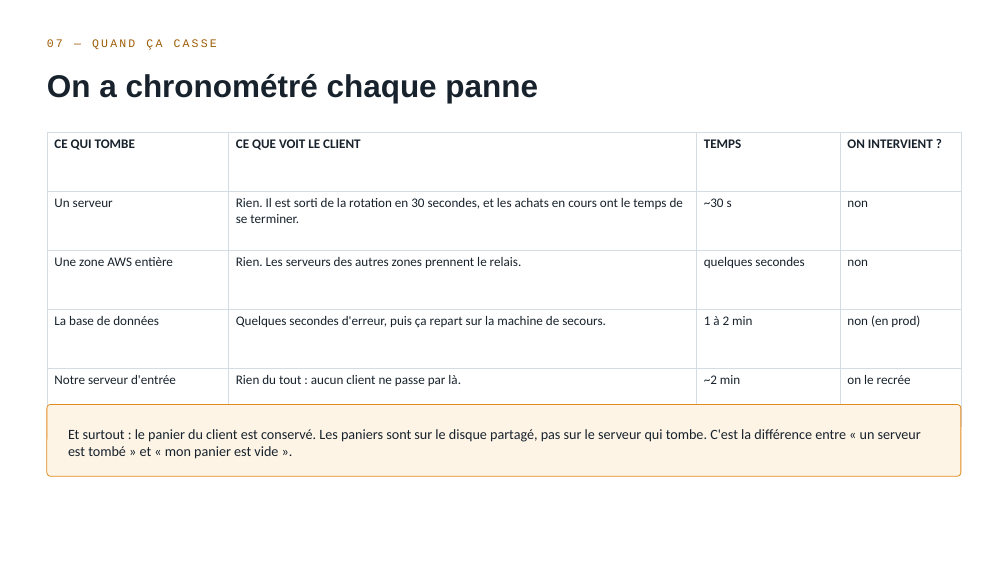
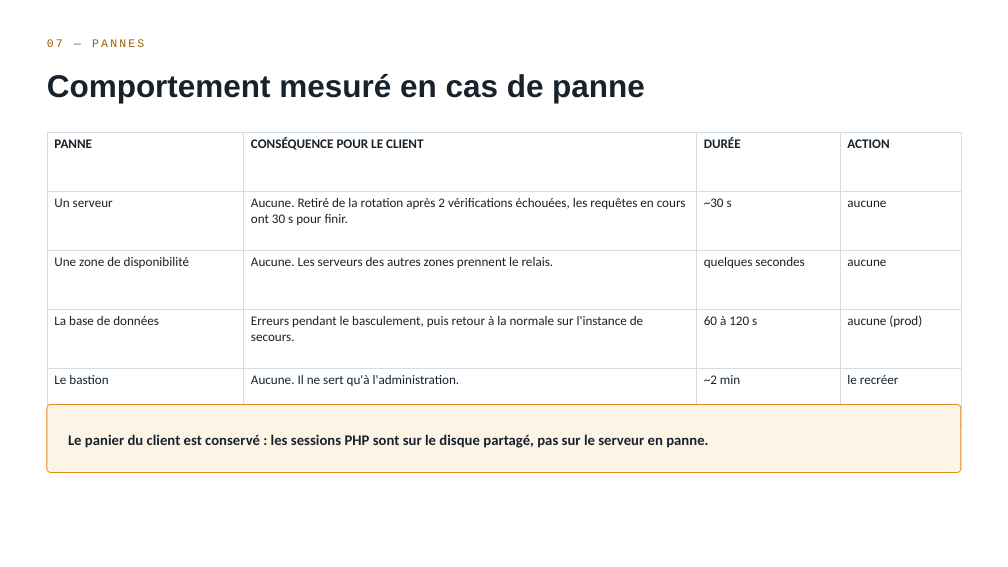
Before and after one commit to rayenebnt/5HASH, a slide deck: slide 8 of docs/soutenance-5hash.pptx. Drawn at 1008x567 pixels with LibreOffice and Linux fonts; fonts in the diff are those of the drawing. Boxes give left, top, right and bottom in pixels: in the first picture for what was removed or moved away, otherwise in the second. Text is boxed around its words. In the diff, an @@ line names an element or a change of style, - is before the commit and + after.

```diff
--- a/docs/soutenance-5hash.pptx
+++ b/docs/soutenance-5hash.pptx
@@ text at [47,39,144,47]: text changed @@
-07 — QUAND ÇA CASSE
+07 — PANNES
@@ text at [47,74,645,103]: text changed @@
-On a chronométré chaque panne
+Comportement mesuré en cas de panne
@@ table at [47,132,961,390] @@
-row 1: CE QUI TOMBE | CE QUE VOIT LE CLIENT | TEMPS | ON INTERVIENT ?
+row 1: PANNE | CONSÉQUENCE POUR LE CLIENT | DURÉE | ACTION
-row 2, column 2: Rien. Il est sorti de la rotation en 30 secondes, et les achats en cours ont le temps de se terminer.
+row 2, column 2: Aucune. Retiré de la rotation après 2 vérifications échouées, les requêtes en cours ont 30 s pour finir.
-row 2, column 4: non
+row 2, column 4: aucune
-row 3: Une zone AWS entière | Rien. Les serveurs des autres zones prennent le relais. | quelques secondes | non
+row 3: Une zone de disponibilité | Aucune. Les serveurs des autres zones prennent le relais. | quelques secondes | aucune
-row 4: La base de données | Quelques secondes d'erreur, puis ça repart sur la machine de secours. | 1 à 2 min | non (en prod)
+row 4: La base de données | Erreurs pendant le basculement, puis retour à la normale sur l'instance de secours. | 60 à 120 s | aucune (prod)
-row 5: Notre serveur d'entrée | Rien du tout : aucun client ne passe par là. | ~2 min | on le recrée
+row 5: Le bastion | Aucune. Il ne sert qu'à l'administration. | ~2 min | le recréer
@@ rounded rectangle at [47,405,961,473]: proportions changed @@
@@ text at [68,434,708,448]: text changed; size 13.5 to 14 pt; bold on @@
-Et surtout : le panier du client est conservé. Les paniers sont sur le disque partagé, pas sur le serveur qui tombe. C'est la différence entre « un serveur est tombé » et « mon panier est vide ».
+Le panier du client est conservé : les sessions PHP sont sur le disque partagé, pas sur le serveur en panne.
```
Also in this commit, not shown: 10 other slides changed, 1 slide added, 1 slide removed, 2 other files.
